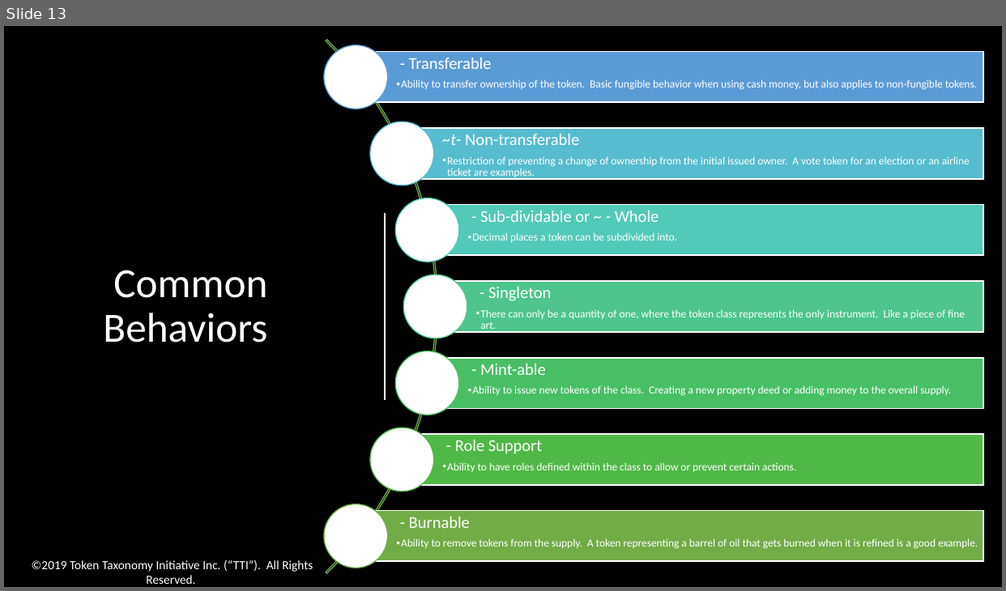
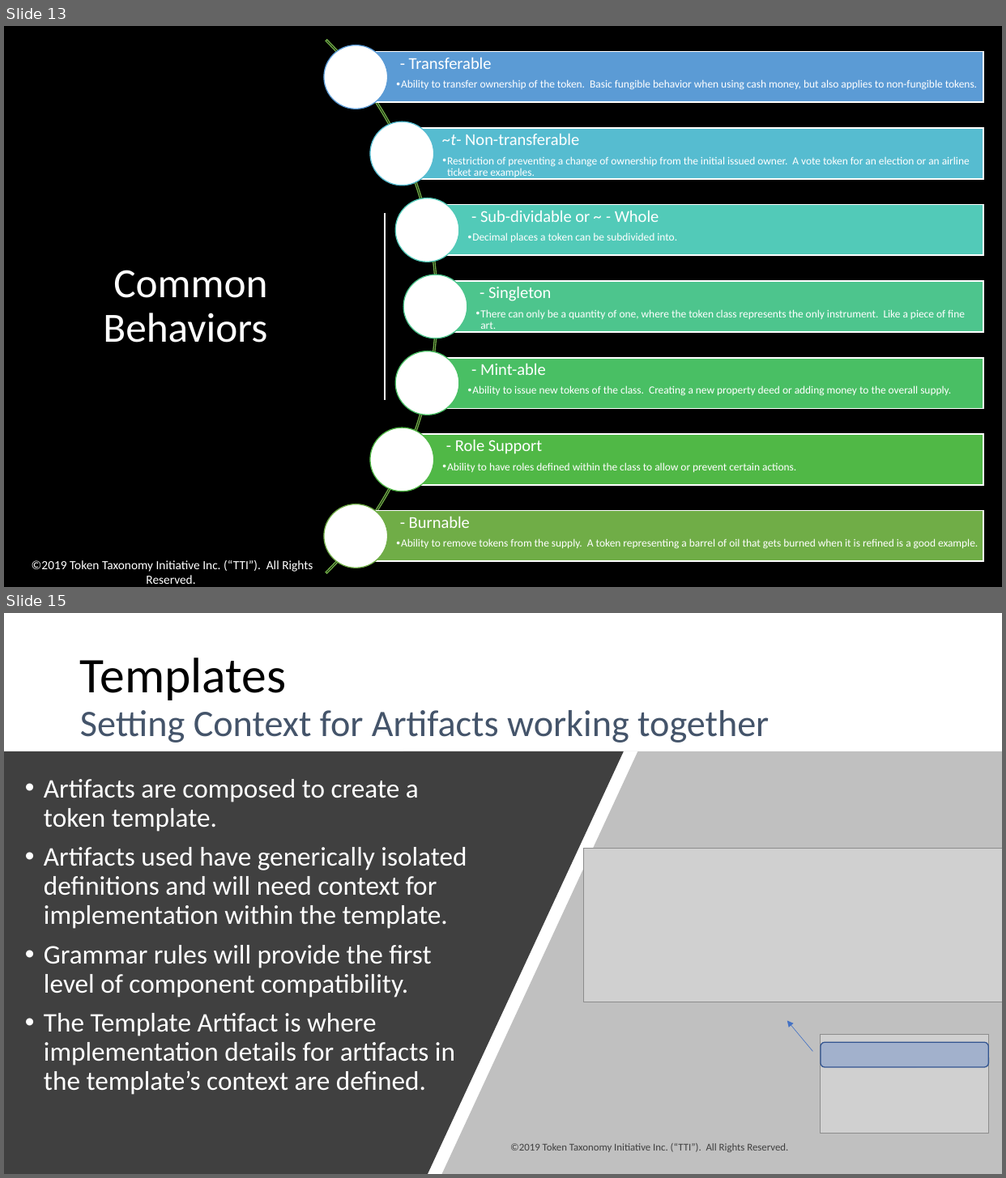
Before and after one commit to vipinsun/TokenTaxonomyFramework-pub, a slide deck: presentations/TTF-Presentation.pptx. Shown one above the other, each under a label of ours: slide 13 before the commit, slides 13 and 15 after it; the slides between them are not shown. The pictures are 1006x591 and 1006x1178 pixels, drawn with LibreOffice and Linux fonts; fonts in the diff are those of the drawing; grey boxes stand for pictures. Boxes give left, top, right and bottom in pixels: in the first picture for what was removed or moved away, otherwise in the second. Text is boxed around its words. In the diff, an @@ line names an element or a change of style, - is before the commit and + after.

Commit message:
Template implementation detail example

```diff
--- a/presentations/TTF-Presentation.pptx
+++ b/presentations/TTF-Presentation.pptx
@@ slide 15 added at [4,613,1002,1174], background #FFFFFF @@
@@ title added at [80,658,769,743], 36 pt, text #44546A @@
+Templates
+Setting Context for Artifacts working together
@@ freeform shape added at [4,752,624,1174], fill #404040 @@
@@ freeform shape added at [403,752,1002,1174], fill #A6A6A6 at 70% opacity @@
@@ text added at [44,779,467,1095], 25.9 pt, text #FFFFFF @@
+• Artifacts are composed to create a token template.
+• Artifacts used have generically isolated definitions and will need context for implementation within the template.
+• Grammar rules will provide the first level of component compatibility.
+• The Template Artifact is where implementation details for artifacts in the template’s context are defined.
@@ picture added at [583,848,1002,1003] @@
@@ arrow added from (813, 1052) to (787, 1021), #4472C4 0.5 pt @@
@@ picture added at [820,1035,989,1133] @@
@@ rounded rectangle added at [820,1043,989,1067], fill #4472C4 at 32% opacity, outline #325491 1 pt @@
@@ text added at [510,1144,788,1152], 10 pt, text #404040 @@
+©2019 Token Taxonomy Initiative Inc. (“TTI”). All Rights Reserved.
```
Also in this commit, not shown: 1 slide changed, 2 other files.
